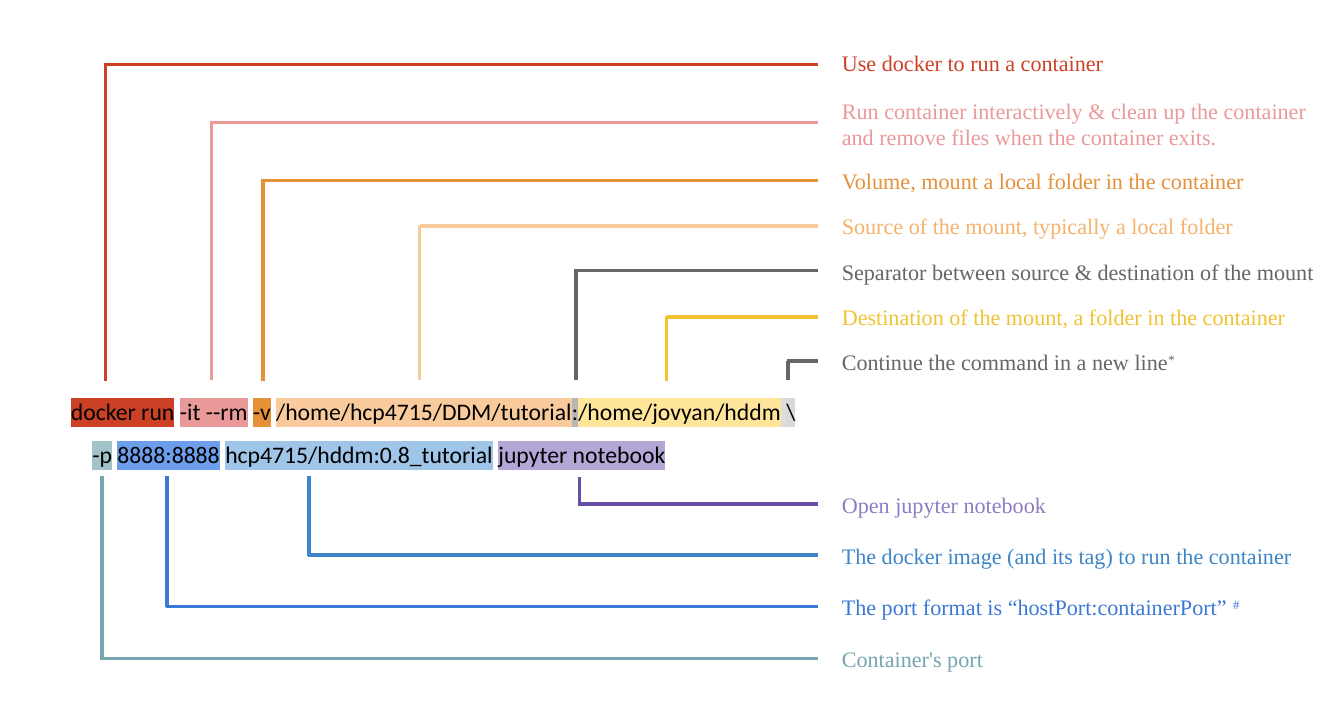
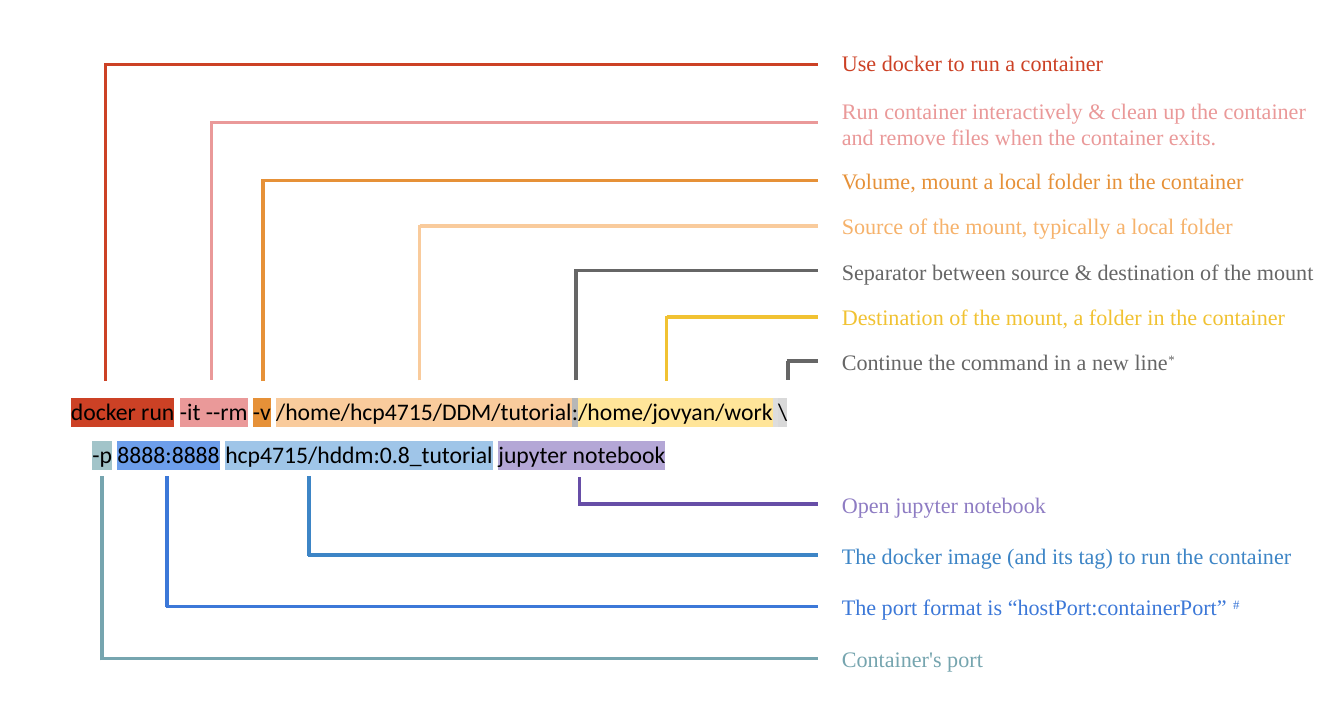
Before and after one commit to hcp4715/dockerHDDM_Guide, a slide deck: slide 2 of tutorial/Figs/Plots_ddm_docker_ms.pptx. Drawn at 1344x717 pixels with LibreOffice and Linux fonts; fonts in the diff are those of the drawing. Boxes give left, top, right and bottom in pixels: in the first picture for what was removed or moved away, otherwise in the second. Text is boxed around its words. In the diff, an @@ line names an element or a change of style, - is before the commit and + after.

Commit message:
add dockerfile for m1 chips

```diff
--- a/tutorial/Figs/Plots_ddm_docker_ms.pptx
+++ b/tutorial/Figs/Plots_ddm_docker_ms.pptx
@@ text at <box>71,400,773,427</box>: text changed @@
-docker run -it --rm -v /home/hcp4715/DDM/tutorial:/home/jovyan/hddm \
+docker run -it --rm -v /home/hcp4715/DDM/tutorial:/home/jovyan/work \
```
Also in this commit, not shown: 8 other files.
